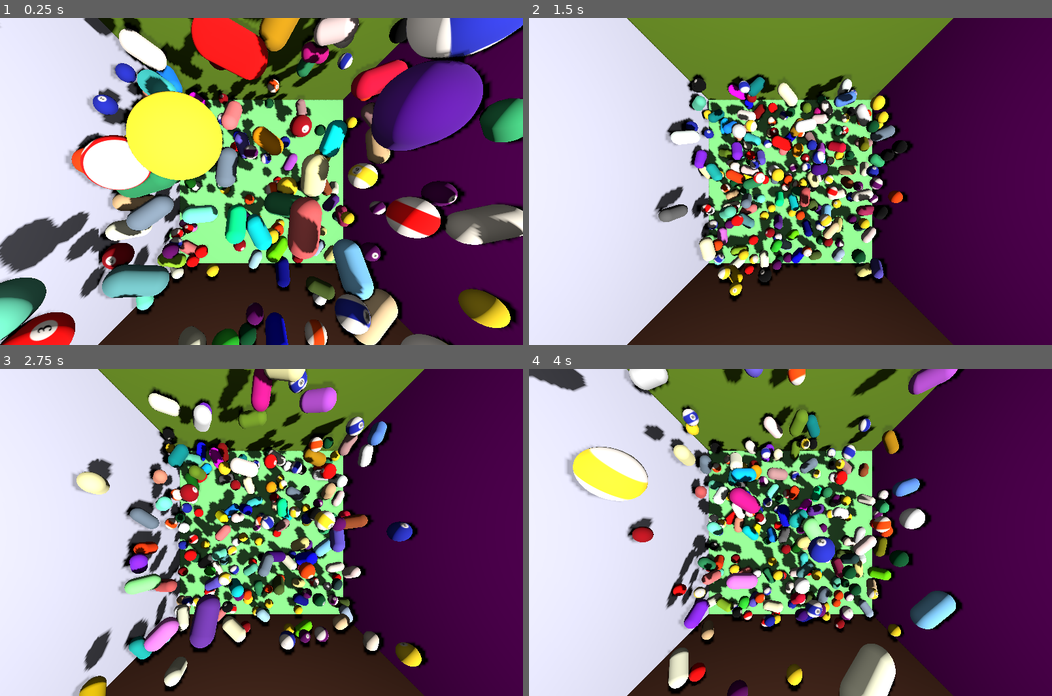
Above: before the commit, frames 1-4 (two rows, left to right).
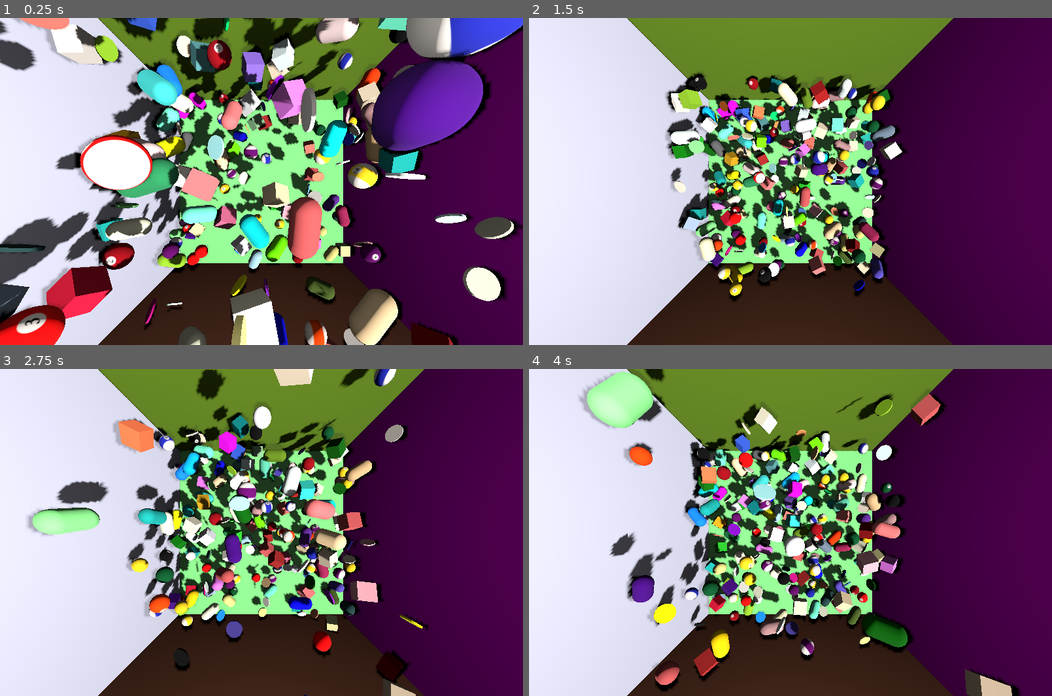
Above: after the commit, the same moments.

Repository: kasworld/gd4bounce
Game: Godot game, scene res://main.tscn
Same seed, same stepped clock (60 frames per second), same inputs: the game is played once before the commit and once after it.
Inputs (mouse positions are in pixels of both pictures, inside the frame that each line leads up to):
- Up to frame 1 (0.25 s): no input
- Up to frame 2 (1.5 s): tap Enter at 0.5 s; move the mouse to (905, 165) at 0.52 s; click (905, 165) at 0.67 s; move the mouse to (685, 197) at 1.27 s; click (685, 197) at 1.42 s
- Up to frame 3 (2.75 s): move the mouse to (313, 460) at 2.02 s; click (313, 460) at 2.17 s
- Up to frame 4 (4 s): move the mouse to (764, 597) at 2.77 s; click (764, 597) at 2.92 s; move the mouse to (947, 581) at 3.52 s; click (947, 581) at 3.67 s

The runs differ from the first frame. In frame 1, 41% of the frame differs, in the area x 0-100%, y 0-100%; in frame 2, 17%; in frame 3, 33%; in frame 4, 35%.

Commit message:
add coin, dice

Diff:
--- a/ball.tscn
+++ b/ball.tscn
@@ -5,7 +5,8 @@
 
 [sub_resource type="PhysicsMaterial" id="PhysicsMaterial_x8fbi"]
 resource_local_to_scene = true
-bounce = 2.0
+friction = 0.1
+bounce = 1.0
 
 [sub_resource type="SphereShape3D" id="SphereShape3D_x8fbi"]
 resource_local_to_scene = true
--- a/capsule.tscn
+++ b/capsule.tscn
@@ -4,7 +4,7 @@
 
 [sub_resource type="PhysicsMaterial" id="PhysicsMaterial_2mnhe"]
 resource_local_to_scene = true
-friction = 0.0
+friction = 0.1
 bounce = 1.0
 
 [sub_resource type="CapsuleShape3D" id="CapsuleShape3D_2mnhe"]
--- /dev/null
+++ b/coin.gd
@@ -0,0 +1,7 @@
+extends RigidBody3D
+
+class_name Coin
+
+func _ready() -> void:
+	var co = NamedColorList.color_list.pick_random()[0]
+	$MeshInstance3D.mesh.material.albedo_color = co #Color(co, 0.5)
--- /dev/null
+++ b/coin.tscn
@@ -0,0 +1,32 @@
+[gd_scene load_steps=6 format=3 uid="uid://bxu5hl7y6jpwj"]
+
+[ext_resource type="Script" uid="uid://r8fbpjlfajva" path="res://coin.gd" id="1_d5gmh"]
+
+[sub_resource type="PhysicsMaterial" id="PhysicsMaterial_0t63x"]
+resource_local_to_scene = true
+friction = 0.1
+bounce = 1.0
+
+[sub_resource type="CylinderShape3D" id="CylinderShape3D_v7riw"]
+resource_local_to_scene = true
+height = 0.1
+
+[sub_resource type="StandardMaterial3D" id="StandardMaterial3D_pdq0q"]
+resource_local_to_scene = true
+
+[sub_resource type="CylinderMesh" id="CylinderMesh_w14il"]
+resource_local_to_scene = true
+material = SubResource("StandardMaterial3D_pdq0q")
+height = 0.1
+
+[node name="Coin" type="RigidBody3D"]
+physics_material_override = SubResource("PhysicsMaterial_0t63x")
+linear_damp_mode = 1
+angular_damp_mode = 1
+script = ExtResource("1_d5gmh")
+
+[node name="CollisionShape3D" type="CollisionShape3D" parent="."]
+shape = SubResource("CylinderShape3D_v7riw")
+
+[node name="MeshInstance3D" type="MeshInstance3D" parent="."]
+mesh = SubResource("CylinderMesh_w14il")
--- /dev/null
+++ b/dice.gd
@@ -0,0 +1,7 @@
+extends RigidBody3D
+
+class_name Dice
+
+func _ready() -> void:
+	var co = NamedColorList.color_list.pick_random()[0]
+	$MeshInstance3D.mesh.material.albedo_color = co #Color(co, 0.5)
--- /dev/null
+++ b/dice.tscn
@@ -0,0 +1,30 @@
+[gd_scene load_steps=6 format=3 uid="uid://dthff3wqdk2jv"]
+
+[ext_resource type="Script" uid="uid://ch5v7h60lb75l" path="res://dice.gd" id="1_ju2fo"]
+
+[sub_resource type="PhysicsMaterial" id="PhysicsMaterial_ew7su"]
+resource_local_to_scene = true
+friction = 0.1
+bounce = 1.0
+
+[sub_resource type="BoxShape3D" id="BoxShape3D_ew7su"]
+resource_local_to_scene = true
+
+[sub_resource type="StandardMaterial3D" id="StandardMaterial3D_ew7su"]
+resource_local_to_scene = true
+
+[sub_resource type="BoxMesh" id="BoxMesh_ju2fo"]
+resource_local_to_scene = true
+material = SubResource("StandardMaterial3D_ew7su")
+
+[node name="Dice" type="RigidBody3D"]
+physics_material_override = SubResource("PhysicsMaterial_ew7su")
+linear_damp_mode = 1
+angular_damp_mode = 1
+script = ExtResource("1_ju2fo")
+
+[node name="CollisionShape3D" type="CollisionShape3D" parent="."]
+shape = SubResource("BoxShape3D_ew7su")
+
+[node name="MeshInstance3D" type="MeshInstance3D" parent="."]
+mesh = SubResource("BoxMesh_ju2fo")
--- a/main.gd
+++ b/main.gd
@@ -1,12 +1,20 @@
 extends Node3D
 
 func _ready() -> void:
-	for i in 100:
+	for i in 50:
 		var b = add_ball()
 		add_child(b)
 
-	for i in 100:
+	for i in 50:
 		var b = add_capsule()
+		add_child(b)
+
+	for i in 50:
+		var b = add_coin()
+		add_child(b)
+
+	for i in 50:
+		var b = add_dice()
 		add_child(b)
 
 func add_ball() -> Ball:
@@ -17,6 +25,18 @@
 
 func add_capsule() -> Capsule:
 	var rtn = preload("res://capsule.tscn").instantiate()
+	rtn.position = Vector3(randf_range(-9,9),randf_range(-8,9),randf_range(-9,9))
+	rtn.rotation = Vector3(randf_range(-PI,PI),randf_range(-PI,PI),randf_range(-PI,PI))
+	return rtn
+
+func add_coin() -> Coin:
+	var rtn = preload("res://coin.tscn").instantiate()
+	rtn.position = Vector3(randf_range(-9,9),randf_range(-8,9),randf_range(-9,9))
+	rtn.rotation = Vector3(randf_range(-PI,PI),randf_range(-PI,PI),randf_range(-PI,PI))
+	return rtn
+
+func add_dice() -> Dice:
+	var rtn = preload("res://dice.tscn").instantiate()
 	rtn.position = Vector3(randf_range(-9,9),randf_range(-8,9),randf_range(-9,9))
 	rtn.rotation = Vector3(randf_range(-PI,PI),randf_range(-PI,PI),randf_range(-PI,PI))
 	return rtn
--- a/main.tscn
+++ b/main.tscn
@@ -22,15 +22,20 @@
 
 [node name="WallBottom" parent="." instance=ExtResource("3_h2yge")]
 transform = Transform3D(1, 0, 0, 0, 1, 0, 0, 0, 1, 0, -10, 0)
+constant_linear_velocity = Vector3(0, 2, 0)
 
 [node name="WallNorth" parent="." instance=ExtResource("3_h2yge")]
 transform = Transform3D(1, 0, 0, 0, -4.37114e-08, -1, 0, 1, -4.37114e-08, 0, 0, -10)
+constant_linear_velocity = Vector3(0, 0, 2)
 
 [node name="WallSouth" parent="." instance=ExtResource("3_h2yge")]
 transform = Transform3D(1, 0, 0, 0, -4.37114e-08, 1, 0, -1, -4.37114e-08, 0, 0, 10)
+constant_linear_velocity = Vector3(0, 0, -2)
 
 [node name="WallWest" parent="." instance=ExtResource("3_h2yge")]
 transform = Transform3D(-4.37114e-08, 1, 0, -1, -4.37114e-08, 0, 0, 0, 1, -10, 0, 0)
+constant_linear_velocity = Vector3(2, 0, 0)
 
 [node name="WallEast" parent="." instance=ExtResource("3_h2yge")]
 transform = Transform3D(-4.37114e-08, -1, 0, 1, -4.37114e-08, 0, 0, 0, 1, 10, 0, 0)
+constant_linear_velocity = Vector3(-2, 0, 0)
--- a/wall.tscn
+++ b/wall.tscn
@@ -3,7 +3,7 @@
 [ext_resource type="Script" uid="uid://ckravbf36j81l" path="res://wall.gd" id="1_xxgf6"]
 
 [sub_resource type="PhysicsMaterial" id="PhysicsMaterial_0xm2m"]
-friction = 0.0
+friction = 0.1
 bounce = 1.0
 
 [sub_resource type="WorldBoundaryShape3D" id="WorldBoundaryShape3D_0xm2m"]
Not shown, added: coin.gd.uid
Not shown, added: dice.gd.uid
